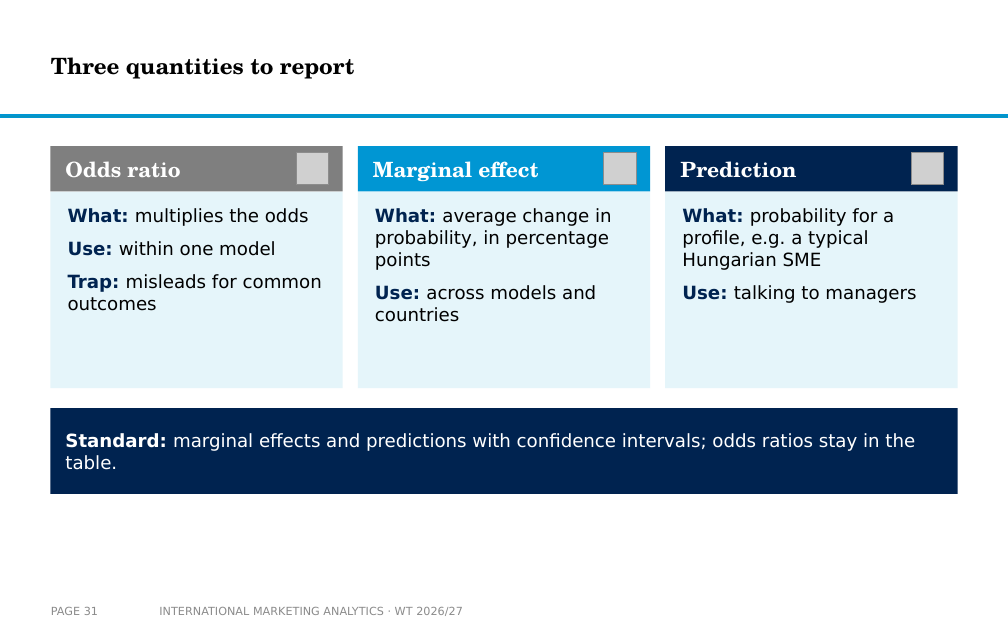
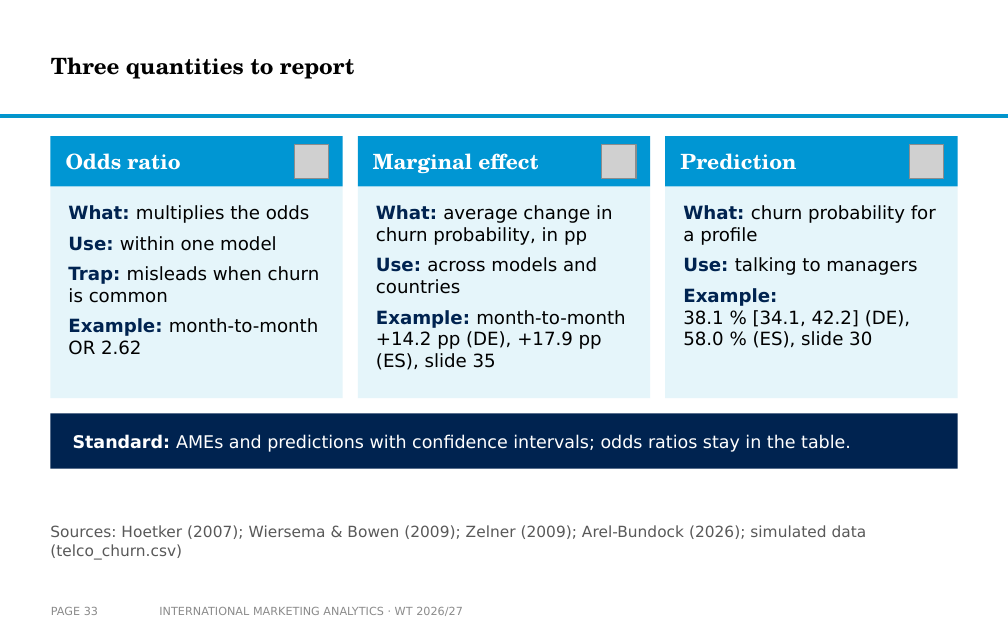
Before and after one commit to arnefloh-wu/international-marketing-analytics-teaching, a slide deck: slide 33 of slides/logistic-regression-in-international-marketing_WT26-27.pptx (slide 31 before the commit). Drawn at 1008x630 pixels with LibreOffice and Linux fonts; fonts in the diff are those of the drawing; grey boxes stand for pictures; background and template pictures are left out. Boxes give left, top, right and bottom in pixels: in the first picture for what was removed or moved away, otherwise in the second. Text is boxed around its words. In the diff, an @@ line names an element or a change of style, - is before the commit and + after.

```diff
--- a/slides/logistic-regression-in-international-marketing_WT26-27.pptx
+++ b/slides/logistic-regression-in-international-marketing_WT26-27.pptx
@@ rectangle: place and size @@
-rectangle at [50,146,343,192]
+rectangle at [50,136,343,186]
@@ rectangle at [50,136,343,186]: fill #7F7F7F to #0096D3 @@
@@ text "Odds ratio": place and size @@
-text "Odds ratio" at [65,161,180,177]
+text "Odds ratio" at [66,153,180,170]
@@ rectangle: place and size @@
-rectangle at [358,146,650,192]
+rectangle at [358,136,650,186]
@@ text "Marginal effect": place and size @@
-text "Marginal effect" at [373,161,538,182]
+text "Marginal effect" at [373,153,538,174]
@@ rectangle: place and size @@
-rectangle at [665,146,958,192]
+rectangle at [665,136,958,186]
@@ rectangle at [665,136,958,186]: fill #002350 to #0096D3 @@
@@ text "Prediction": place and size @@
-text "Prediction" at [680,161,796,178]
+text "Prediction" at [680,153,796,170]
@@ 3 pictures: place and size @@
-3 pictures at [296,152,943,184]
+3 pictures at [294,144,943,178]
@@ rectangle: place and size @@
-rectangle at [50,192,343,388]
+rectangle at [50,186,343,398]
@@ text at [68,205,310,251]: less space between paragraphs @@
@@ rectangle: place and size @@
-rectangle at [358,192,650,388]
+rectangle at [358,186,650,398]
@@ text at [376,205,613,245]: text changed @@
-What: average change in probability, in percentage points
+What: average change in churn probability, in pp
@@ rectangle: place and size @@
-rectangle at [665,192,958,388]
+rectangle at [665,186,958,398]
@@ text at [683,205,936,245]: text changed @@
-What: probability for a profile, e.g. a typical Hungarian SME
+What: churn probability for a profile
@@ text at [68,266,320,355]: text changed @@
-Trap: misleads for common outcomes
+Trap: misleads when churn is common
+Example: month-to-month OR 2.62
@@ text at [376,257,597,294]: less space between paragraphs @@
@@ text at [683,257,917,275]: less space between paragraphs @@
@@ text at [683,288,910,348]: paragraph added @@
+Example: 38.1 % [34.1, 42.2] (DE), 58.0 % (ES), slide 30
@@ text at [376,310,626,370]: paragraph added @@
+Example: month-to-month +14.2 pp (DE), +17.9 pp (ES), slide 35
@@ rectangle: place and size @@
-rectangle at [50,408,958,494]
+rectangle at [50,413,958,469]
@@ text at [73,434,851,452]: text changed; size 13 to 12.5 pt @@
-Standard: marginal effects and predictions with confidence intervals; odds ratios stay in the table.
+Standard: AMEs and predictions with confidence intervals; odds ratios stay in the table.
@@ text added at [50,525,867,560], 11 pt, text #595959 @@
+Sources: Hoetker (2007); Wiersema & Bowen (2009); Zelner (2009); Arel-Bundock (2026); simulated data (telco_churn.csv)
@@ page number at [51,607,98,615]: text changed @@
-PAGE 31
+PAGE 33
```
Also in this commit, not shown: 20 other slides changed, 36 slides added, 21 slides removed, 5 other files.
